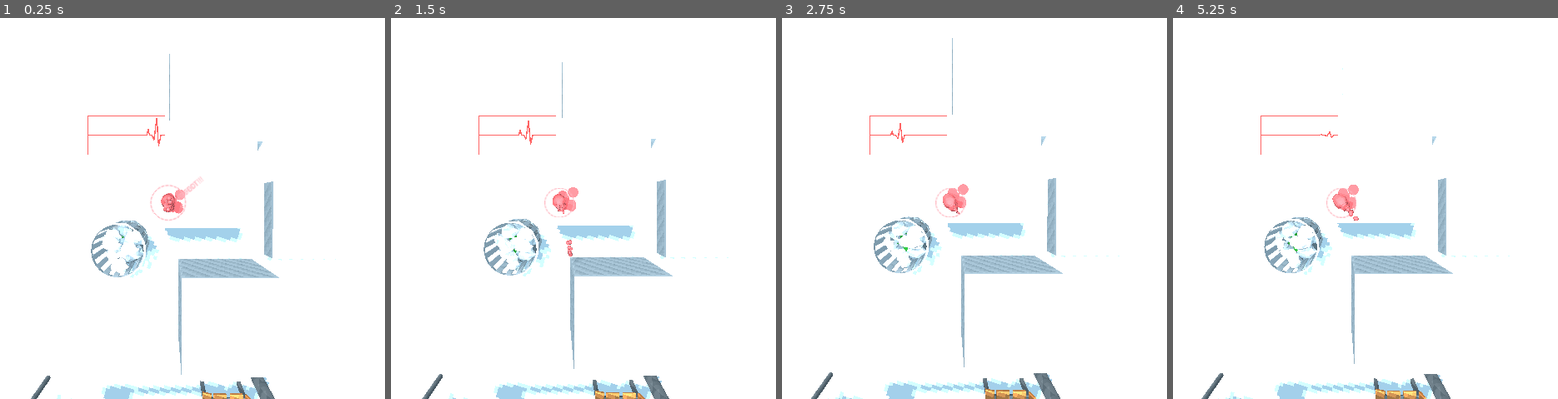
Above: before the commit, frames 1-4 (left to right).
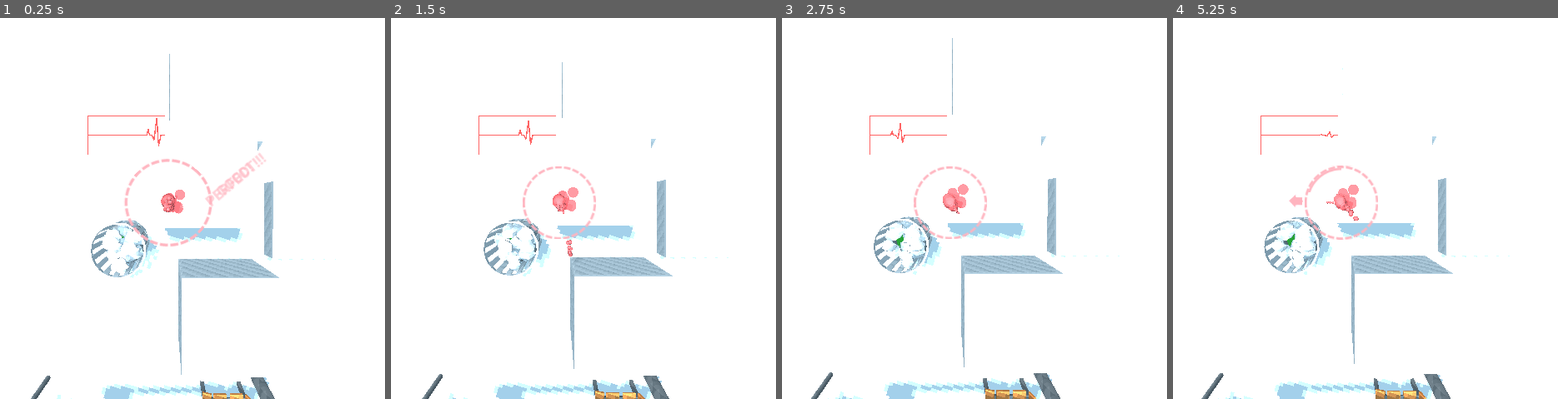
Above: after the commit, the same moments.

Repository: CaptainProton42/ldjam46
Game: Godot game, scene res://TestTopDown.tscn
Two runs of this game, one before a commit and one after it. Both use one fixed random seed, a clock stepped at 60 frames per second and the inputs below.
Inputs (mouse positions are in pixels of both pictures, inside the frame that each line leads up to):
- Up to frame 1 (0.25 s): no input
- Up to frame 2 (1.5 s): tap Space (restart) at 0.5, 1.25 s; move the mouse to (706, 185) at 0.52 s; press the mouse at (706, 185) at 0.53 s; hold W (forward) 0.53-1.28 s; move the mouse to (425, 223) at 1.27 s; release the mouse at (425, 223) at 1.28 s; click (425, 223) at 1.35 s
- Up to frame 3 (2.75 s): tap Space (restart) at 2 s; move the mouse to (1016, 117) at 2.02 s; press the mouse at (1016, 117) at 2.03 s; hold W (forward) from 2.03 s (still down)
- Up to frame 4 (5.25 s): tap Space (restart) at 2.75, 3.5, 4.25 s; move the mouse to (1307, 280) at 2.77 s; release the mouse at (1307, 280) at 2.78 s; click (1307, 280) at 2.85 s; move the mouse to (1542, 261) at 3.52 s; release W (forward) at 3.53 s; press the mouse at (1542, 261) at 3.53 s; move the mouse to (outside the picture) at 4.27 s; release the mouse at (outside the picture) at 4.28 s; click (outside the picture) at 4.35 s; move the mouse to (1373, 204) at 5.02 s; press the mouse at (1373, 204) at 5.03 s

The runs differ from the first frame. In frame 1, 0.9% of the frame differs, in the area x 32-70%, y 35-60%; in frame 2, 0.6%; in frame 3, 0.9%; in frame 4, 1.1%, in the area x 25-54%, y 38-67%.

Commit message:
Increased aim circle.

Diff:
--- a/Heart.tscn
+++ b/Heart.tscn
@@ -18,7 +18,7 @@
 shader_param/offset = Vector3( 1, 0.9, 0 )
 
 [sub_resource type="SphereShape" id=3]
-radius = 0.25
+radius = 0.65
 
 [sub_resource type="Animation" id=4]
 resource_name = "heartbeat"
--- a/HelpCircle.tscn
+++ b/HelpCircle.tscn
@@ -30,7 +30,7 @@
 shader_param/texture_alpha = ExtResource( 1 )
 
 [sub_resource type="QuadMesh" id=5]
-size = Vector2( 0.4, 0.1 )
+size = Vector2( 0.8, 0.2 )
 
 [sub_resource type="Shader" id=6]
 code = "shader_type spatial;
@@ -230,22 +230,22 @@
 script = ExtResource( 2 )
 
 [node name="MeshInstance" type="MeshInstance" parent="."]
-transform = Transform( 0.528, 0, 0, 0, -8.60221e-08, 0.528, 0, -0.528, -8.60221e-08, 0, 0, 0 )
+transform = Transform( 1.3, 0, 0, 0, -5.68248e-08, 1.3, 0, -1.3, -5.68248e-08, 0, 0, 0 )
 mesh = SubResource( 1 )
 material/0 = SubResource( 2 )
 
 [node name="MeshDashed" type="MeshInstance" parent="."]
-transform = Transform( 0.446083, -0.282479, -1.22072e-08, 0, -2.30796e-08, 0.522, -0.282479, -0.446083, -1.92773e-08, 0, 0, 0 )
+transform = Transform( 1.09831, 0.695497, 3.04011e-08, 0, -5.68248e-08, 1.3, 0.695497, -1.09831, -4.80086e-08, 0, 0, 0 )
 mesh = SubResource( 3 )
 material/0 = SubResource( 4 )
 
 [node name="MeshPerfect" type="MeshInstance" parent="."]
-transform = Transform( 0.526655, -0.441916, -1.93168e-08, 0, -3.00516e-08, 0.6875, -0.441916, -0.526655, -2.30208e-08, 0.294583, 0, -0.193873 )
+transform = Transform( 0.526655, -0.441916, -1.93168e-08, 0, -3.00516e-08, 0.6875, -0.441916, -0.526655, -2.30208e-08, 1.00035, 0, -0.342177 )
 mesh = SubResource( 5 )
 material/0 = SubResource( 7 )
 
 [node name="MeshGood" type="MeshInstance" parent="."]
-transform = Transform( 0.526655, -0.441916, -1.93168e-08, 0, -3.00516e-08, 0.6875, -0.441916, -0.526655, -2.30208e-08, 0.296145, 0, -0.193873 )
+transform = Transform( 0.526655, -0.441916, -1.93168e-08, 0, -3.00516e-08, 0.6875, -0.441916, -0.526655, -2.30208e-08, 0.987358, 0, -0.347816 )
 mesh = SubResource( 5 )
 material/0 = SubResource( 8 )
 
@@ -265,6 +265,6 @@
 [node name="Arrow" type="Spatial" parent="."]
 
 [node name="MeshInstance" type="MeshInstance" parent="Arrow"]
-transform = Transform( 0.15, 0, 0, 0, -6.55671e-09, 0.15, 0, -0.15, -6.55671e-09, 0, 0, -0.354202 )
+transform = Transform( 0.25, 0, 0, 0, -1.09278e-08, 0.25, 0, -0.25, -1.09278e-08, 0, 0, -0.808748 )
 mesh = SubResource( 19 )
 material/0 = SubResource( 20 )
